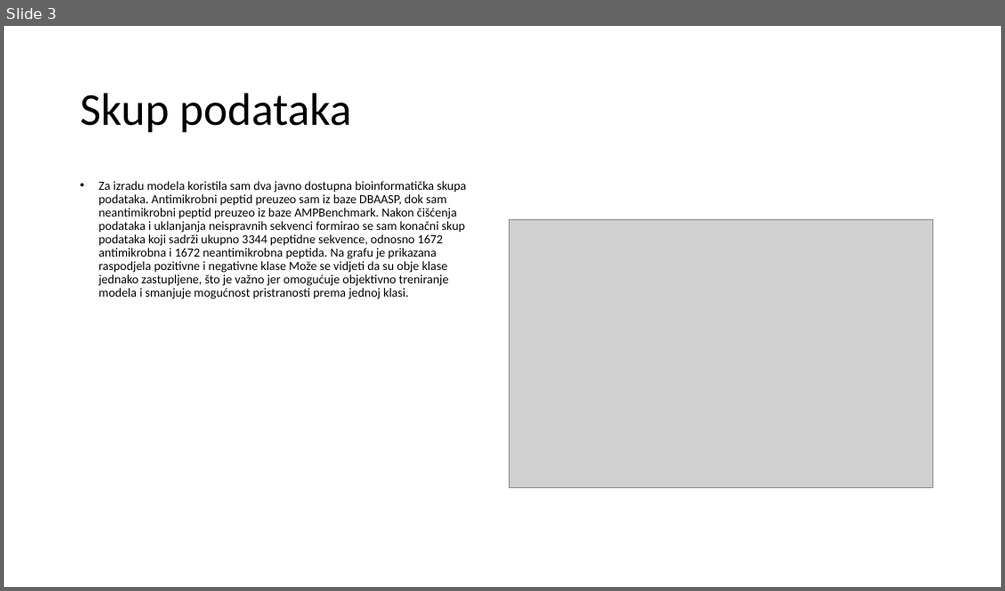
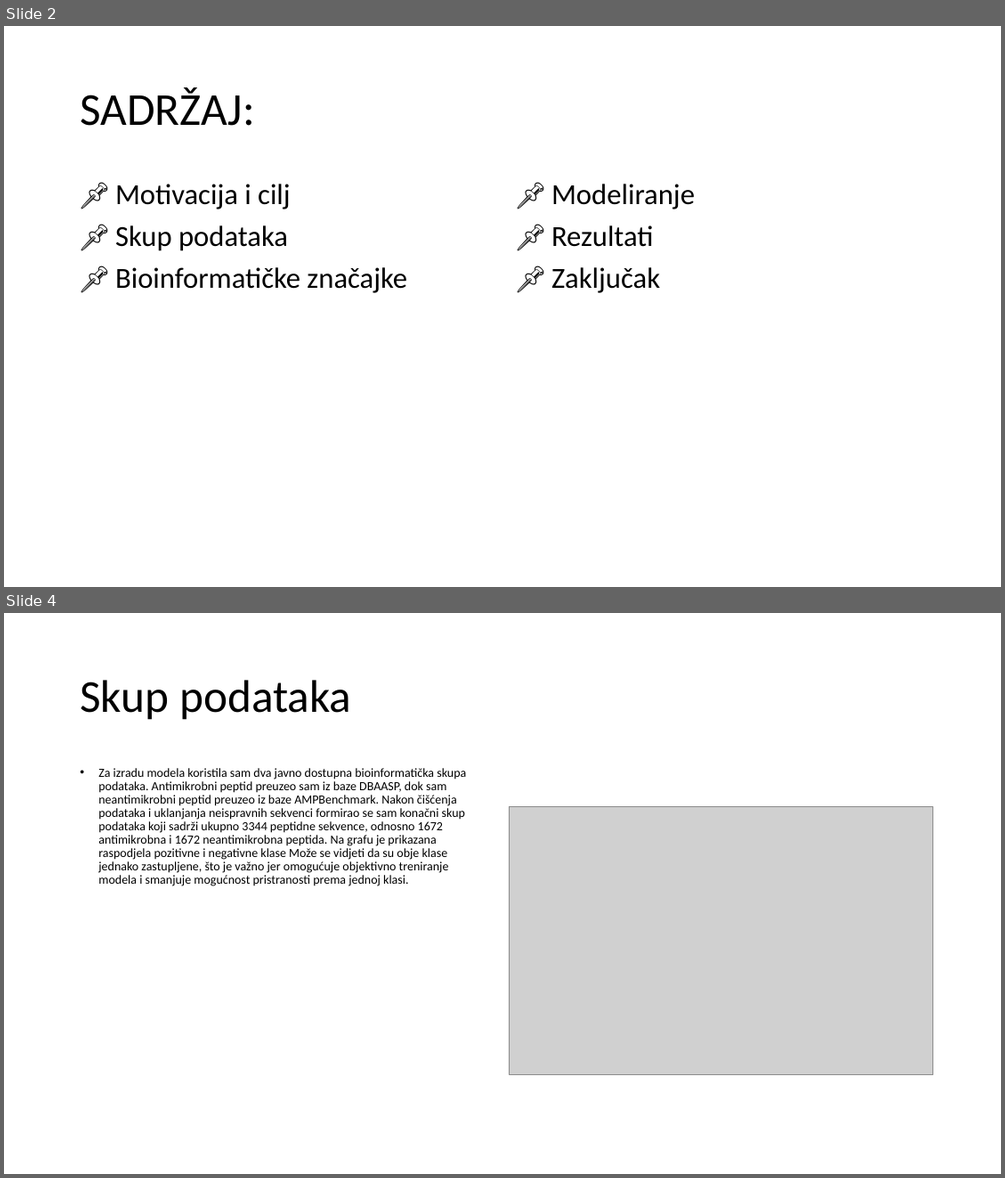
Before and after one commit to aljubic1/bioinformatika_projekt_alj, a slide deck: Klasifikacija antimikrobnih peptida.pptx. Shown one above the other, each under a label of ours: slide 3 before the commit, slides 2 and 4 after it; the slides between them are not shown. The pictures are 1005x591 and 1005x1178 pixels, drawn with LibreOffice and Linux fonts; fonts in the diff are those of the drawing; grey boxes stand for pictures. Boxes give left, top, right and bottom in pixels: in the first picture for what was removed or moved away, otherwise in the second. Text is boxed around its words. In the diff, an @@ line names an element or a change of style, - is before the commit and + after.

```diff
--- a/Klasifikacija antimikrobnih peptida.pptx
+++ b/Klasifikacija antimikrobnih peptida.pptx
@@ slide 2 added at [4,26,1001,587], background #FFFFFF @@
@@ title added at [80,87,254,126], 44 pt, text #000000 @@
+SADRŽAJ:
@@ text added at [115,184,407,293], 28 pt, text #000000 @@
+📌 Motivacija i cilj
+📌 Skup podataka
+📌 Bioinformatičke značajke
@@ text added at [551,184,695,293], 28 pt, text #000000 @@
+📌 Modeliranje
+📌 Rezultati
+📌 Zaključak
@@ what was slide 3 is now slide 4 @@
```
Also in this commit, not shown: 1 slide changed, 1 other slide added, 1 slide removed, 1 other file.
